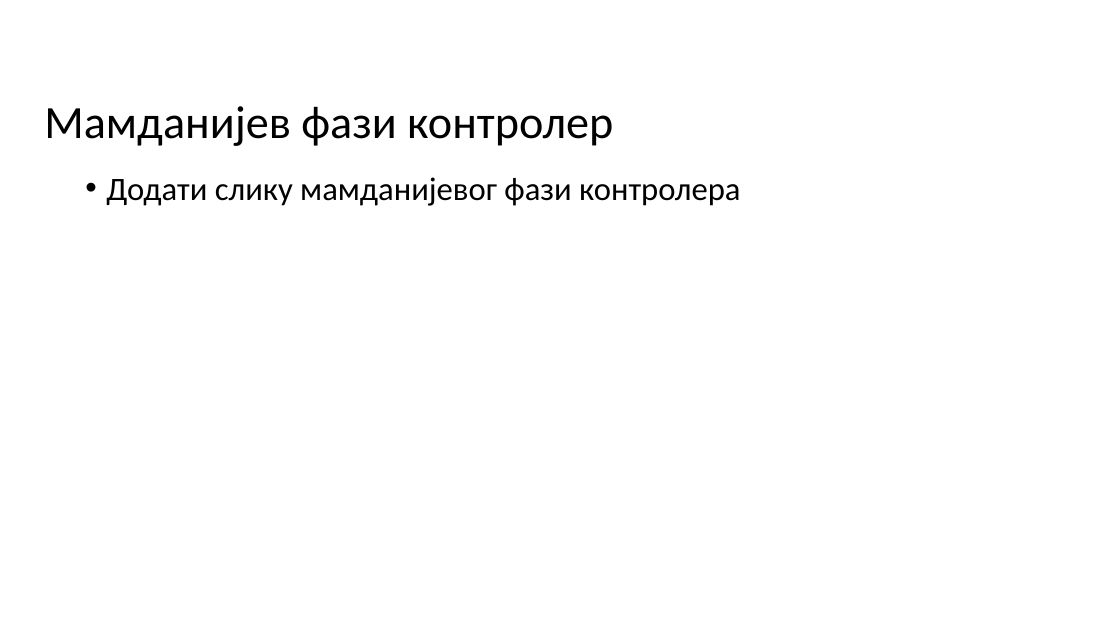
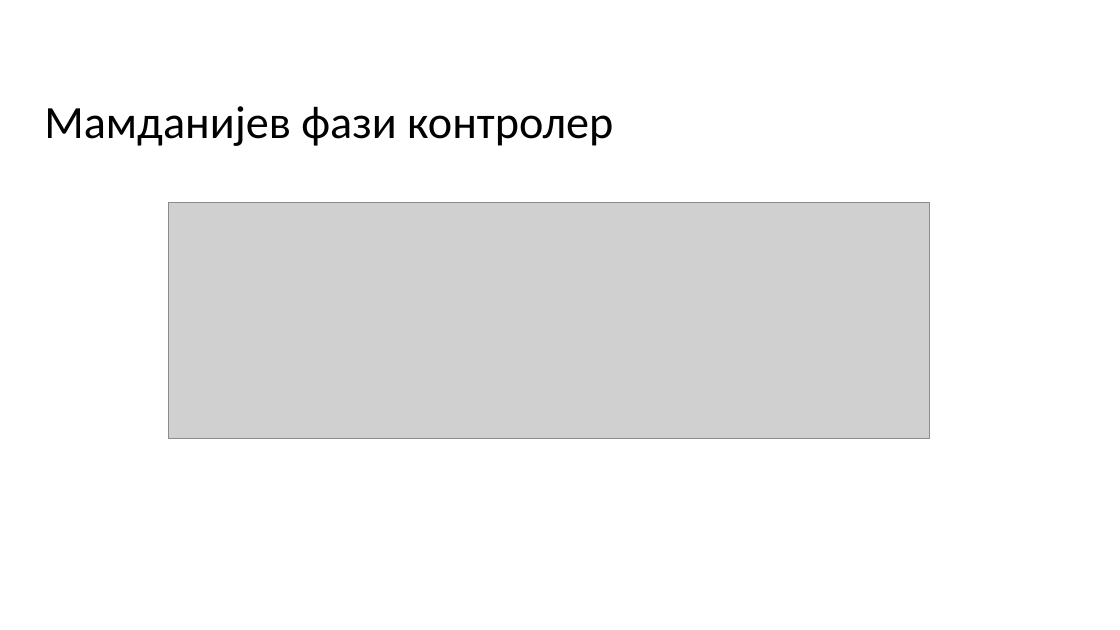
Before and after one commit to bozzano101/FuzzyGreenhouse, a slide deck: slide 5 of Presentation/Presentation.pptx. Drawn at 1120x630 pixels with LibreOffice and Linux fonts; fonts in the diff are those of the drawing; grey boxes stand for pictures; background and template pictures are left out. Boxes give left, top, right and bottom in pixels: in the first picture for what was removed or moved away, otherwise in the second. Text is boxed around its words. In the diff, an @@ line names an element or a change of style, - is before the commit and + after.

Commit message:
FInished presentation v1

```diff
--- a/Presentation/Presentation.pptx
+++ b/Presentation/Presentation.pptx
@@ text removed at (106, 177, 740, 206) @@
-• Додати слику мамданијевог фази контролера
@@ picture added at (168, 202, 930, 439) @@
```
Also in this commit, not shown: 2 other slides changed, 2 slides added, 1 slide removed, 2 other files.
